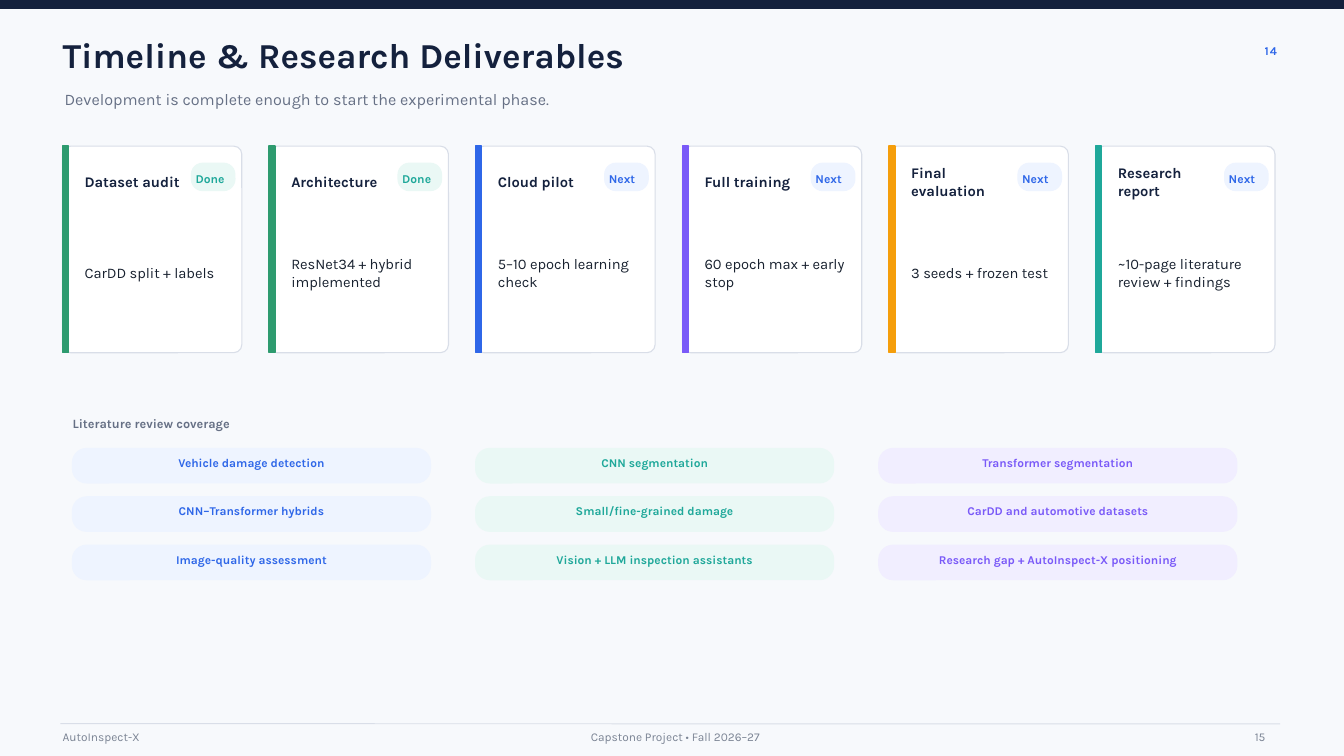
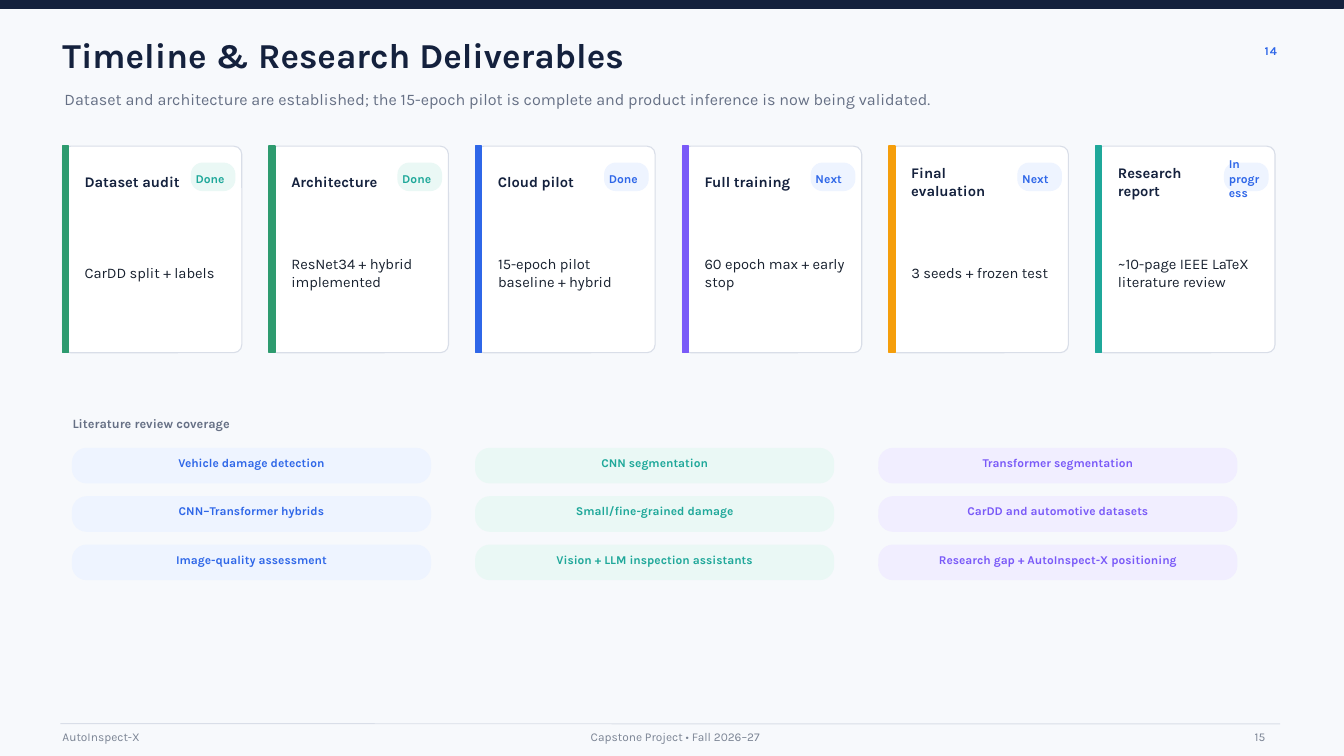
Before and after one commit to KisuZoid/Coding, a slide deck: slide 15 of college/Capstone1/AutoInspect-X_Capstone.pptx. Drawn at 1344x756 pixels with LibreOffice and Linux fonts; fonts in the diff are those of the drawing. Boxes give left, top, right and bottom in pixels: in the first picture for what was removed or moved away, otherwise in the second. Text is boxed around its words. In the diff, an @@ line names an element or a change of style, - is before the commit and + after.

```diff
--- a/college/Capstone1/AutoInspect-X_Capstone.pptx
+++ b/college/Capstone1/AutoInspect-X_Capstone.pptx
@@ text at (64, 94, 930, 109): text changed @@
-Development is complete enough to start the experimental phase.
+Dataset and architecture are established; the 15-epoch pilot is complete and product inference is now being validated.
@@ text at (609, 175, 638, 183): text changed @@
-Next
+Done
@@ text at (1229, 160, 1240, 168): text changed @@
-Next
+In progress
@@ text at (498, 259, 612, 291): text changed @@
-5–10 epoch learning check
+15-epoch pilot
+baseline + hybrid
@@ text at (1118, 259, 1249, 287): text changed @@
-~10-page literature review + findings
+~10-page IEEE LaTeX
+literature review
```
Also in this commit, not shown: 6 other slides changed.
